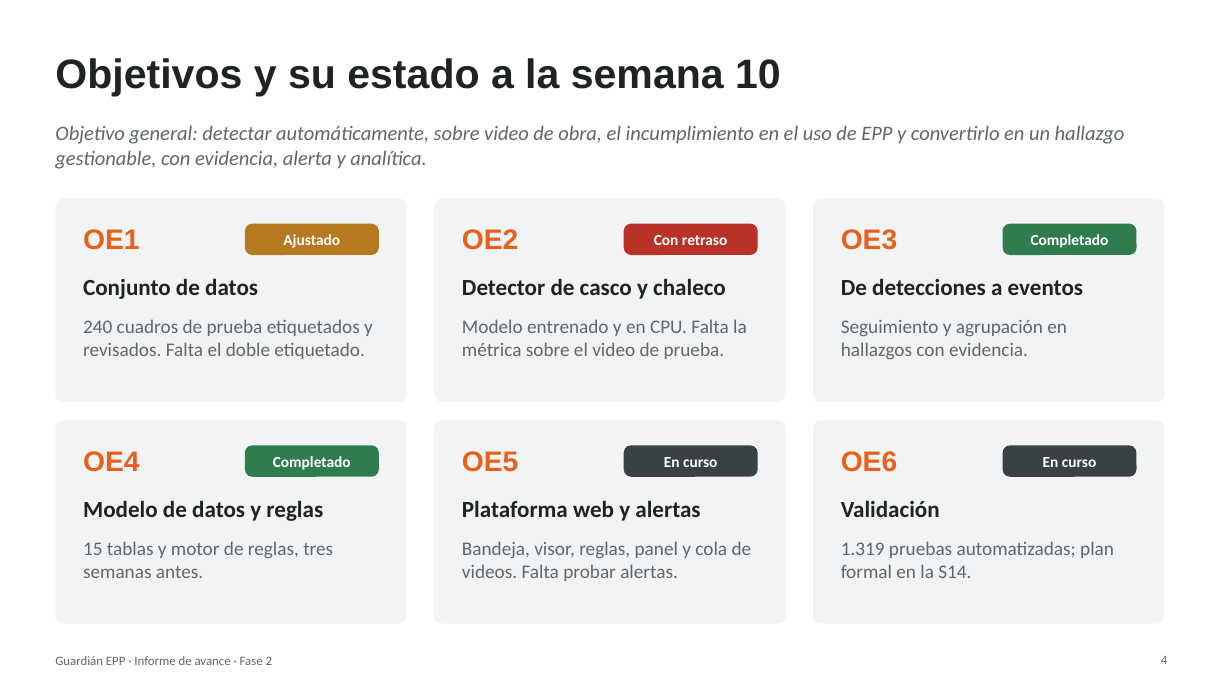
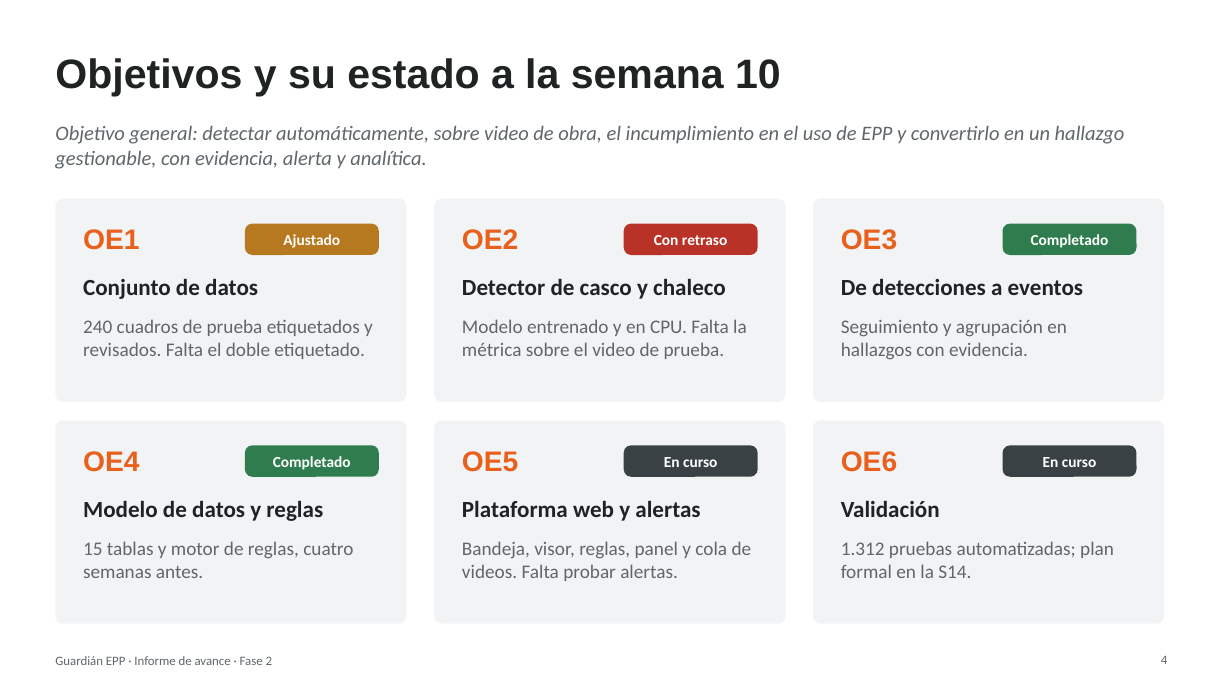
Before and after one commit to EdgarTolentino/proyecto-capstone-2026, a slide deck: slide 4 of Fase 2/Evidencias Proyecto/Presentación Proyecto.pptx. Drawn at 1232x693 pixels with LibreOffice and Linux fonts; fonts in the diff are those of the drawing; background and template pictures are left out. Boxes give left, top, right and bottom in pixels: in the first picture for what was removed or moved away, otherwise in the second. Text is boxed around its words. In the diff, an @@ line names an element or a change of style, - is before the commit and + after.

```diff
--- a/Fase 2/Evidencias Proyecto/Presentación Proyecto.pptx
+++ b/Fase 2/Evidencias Proyecto/Presentación Proyecto.pptx
@@ text at [83, 541, 353, 578]: text changed @@
-15 tablas y motor de reglas, tres semanas antes.
+15 tablas y motor de reglas, cuatro semanas antes.
@@ text at [841, 541, 1114, 578]: text changed @@
-1.319 pruebas automatizadas; plan formal en la S14.
+1.312 pruebas automatizadas; plan formal en la S14.
```
Also in this commit, not shown: 3 other slides changed, 31 other files.
